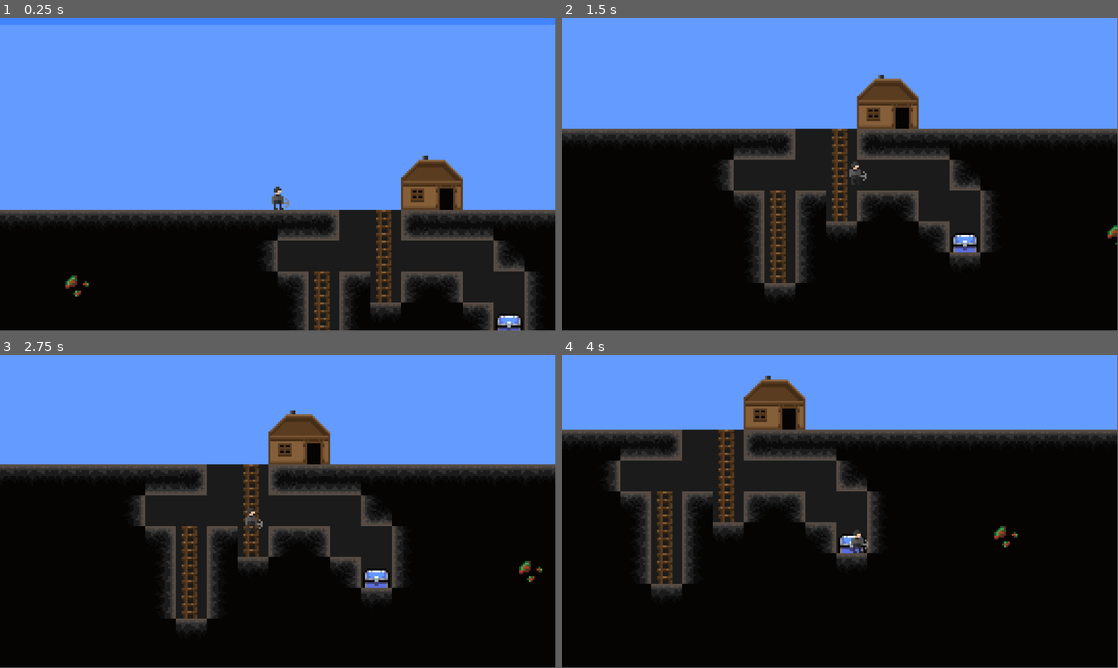
Above: before the commit, frames 1-4 (two rows, left to right).
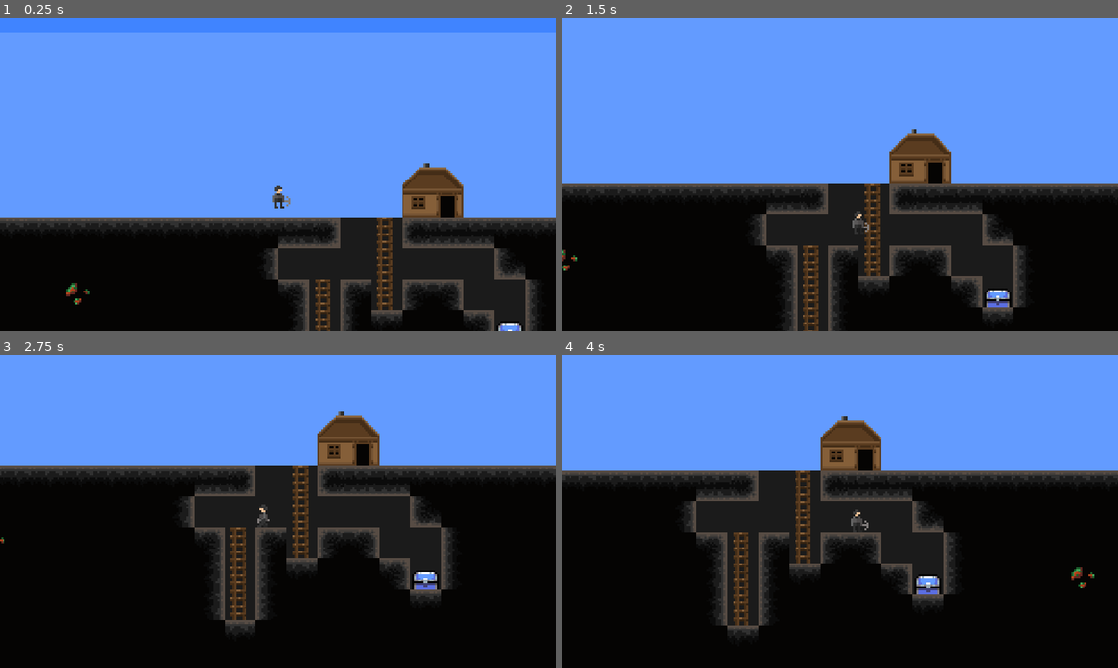
Above: after the commit, the same moments.

Repository: jonasz-lazar-pwr/hollow-depths-game
Game: Godot game, scene res://scenes/game.tscn
Same seed, same stepped clock (60 frames per second), same inputs: the game is played once before the commit and once after it.
Inputs:
- Up to frame 1 (0.25 s): no input
- Up to frame 2 (1.5 s): tap Enter (ui_accept) at 0.5, 0.6 s; hold Right (ui_right) from 0.53 s (still down); tap Space (jump, bound only after the commit) at 0.77, 0.8, 1.07, 1.35 s
- Up to frame 3 (2.75 s): tap Space (jump, bound only after the commit) at 1.52, 1.82, 2.3 s; tap Enter (ui_accept) at 1.55, 2.1 s; release Right (ui_right) at 2.03 s; hold Left (ui_left) from 2.03 s (still down)
- Up to frame 4 (4 s): release Left (ui_left) at 2.78 s; hold Right (ui_right) from 2.78 s (still down); tap Enter (ui_accept) at 2.85 s; tap Space (jump, bound only after the commit) at 3.02, 3.32, 3.6, 3.77 s
In our replay, the window is 799x449 before the commit and 800x450 after it. These sizes can differ from the game's own. Grey fills any space a smaller window leaves; there, only what the larger window draws over its background counts as a difference.

The runs differ from the first frame. In frame 1, 11% of the frame differs, in the area x 0-100%, y 0-100%; in frame 2, 27%; in frame 3, 11%; in frame 4, 24%.

Commit message:
add more animations

Diff:
--- a/project.godot
+++ b/project.godot
@@ -15,6 +15,51 @@
 config/features=PackedStringArray("4.4", "Forward Plus")
 config/icon="res://icon.svg"
 
+[display]
+
+window/stretch/mode="canvas_items"
+
+[input]
+
+left={
+"deadzone": 0.2,
+"events": [Object(InputEventKey,"resource_local_to_scene":false,"resource_name":"","device":-1,"window_id":0,"alt_pressed":false,"shift_pressed":false,"ctrl_pressed":false,"meta_pressed":false,"pressed":false,"keycode":0,"physical_keycode":65,"key_label":0,"unicode":97,"location":0,"echo":false,"script":null)
+, Object(InputEventKey,"resource_local_to_scene":false,"resource_name":"","device":-1,"window_id":0,"alt_pressed":false,"shift_pressed":false,"ctrl_pressed":false,"meta_pressed":false,"pressed":false,"keycode":0,"physical_keycode":4194319,"key_label":0,"unicode":0,"location":0,"echo":false,"script":null)
+, Object(InputEventJoypadButton,"resource_local_to_scene":false,"resource_name":"","device":-1,"button_index":13,"pressure":0.0,"pressed":true,"script":null)
+, Object(InputEventJoypadMotion,"resource_local_to_scene":false,"resource_name":"","device":-1,"axis":0,"axis_value":-1.0,"script":null)
+]
+}
+right={
+"deadzone": 0.2,
+"events": [Object(InputEventKey,"resource_local_to_scene":false,"resource_name":"","device":-1,"window_id":0,"alt_pressed":false,"shift_pressed":false,"ctrl_pressed":false,"meta_pressed":false,"pressed":false,"keycode":0,"physical_keycode":68,"key_label":0,"unicode":100,"location":0,"echo":false,"script":null)
+, Object(InputEventKey,"resource_local_to_scene":false,"resource_name":"","device":-1,"window_id":0,"alt_pressed":false,"shift_pressed":false,"ctrl_pressed":false,"meta_pressed":false,"pressed":false,"keycode":0,"physical_keycode":4194321,"key_label":0,"unicode":0,"location":0,"echo":false,"script":null)
+, Object(InputEventJoypadButton,"resource_local_to_scene":false,"resource_name":"","device":-1,"button_index":14,"pressure":0.0,"pressed":true,"script":null)
+, Object(InputEventJoypadMotion,"resource_local_to_scene":false,"resource_name":"","device":-1,"axis":0,"axis_value":1.0,"script":null)
+]
+}
+up={
+"deadzone": 0.2,
+"events": [Object(InputEventKey,"resource_local_to_scene":false,"resource_name":"","device":-1,"window_id":0,"alt_pressed":false,"shift_pressed":false,"ctrl_pressed":false,"meta_pressed":false,"pressed":false,"keycode":0,"physical_keycode":87,"key_label":0,"unicode":119,"location":0,"echo":false,"script":null)
+, Object(InputEventKey,"resource_local_to_scene":false,"resource_name":"","device":-1,"window_id":0,"alt_pressed":false,"shift_pressed":false,"ctrl_pressed":false,"meta_pressed":false,"pressed":false,"keycode":0,"physical_keycode":4194320,"key_label":0,"unicode":0,"location":0,"echo":false,"script":null)
+, Object(InputEventJoypadButton,"resource_local_to_scene":false,"resource_name":"","device":-1,"button_index":11,"pressure":0.0,"pressed":true,"script":null)
+, Object(InputEventJoypadMotion,"resource_local_to_scene":false,"resource_name":"","device":-1,"axis":1,"axis_value":-1.0,"script":null)
+]
+}
+down={
+"deadzone": 0.2,
+"events": [Object(InputEventKey,"resource_local_to_scene":false,"resource_name":"","device":-1,"window_id":0,"alt_pressed":false,"shift_pressed":false,"ctrl_pressed":false,"meta_pressed":false,"pressed":false,"keycode":0,"physical_keycode":83,"key_label":0,"unicode":115,"location":0,"echo":false,"script":null)
+, Object(InputEventKey,"resource_local_to_scene":false,"resource_name":"","device":-1,"window_id":0,"alt_pressed":false,"shift_pressed":false,"ctrl_pressed":false,"meta_pressed":false,"pressed":false,"keycode":0,"physical_keycode":4194322,"key_label":0,"unicode":0,"location":0,"echo":false,"script":null)
+, Object(InputEventJoypadButton,"resource_local_to_scene":false,"resource_name":"","device":-1,"button_index":12,"pressure":0.0,"pressed":true,"script":null)
+, Object(InputEventJoypadMotion,"resource_local_to_scene":false,"resource_name":"","device":-1,"axis":1,"axis_value":1.0,"script":null)
+]
+}
+jump={
+"deadzone": 0.2,
+"events": [Object(InputEventKey,"resource_local_to_scene":false,"resource_name":"","device":-1,"window_id":0,"alt_pressed":false,"shift_pressed":false,"ctrl_pressed":false,"meta_pressed":false,"pressed":false,"keycode":0,"physical_keycode":32,"key_label":0,"unicode":32,"location":0,"echo":false,"script":null)
+, Object(InputEventJoypadButton,"resource_local_to_scene":false,"resource_name":"","device":-1,"button_index":0,"pressure":0.0,"pressed":true,"script":null)
+]
+}
+
 [rendering]
 
 textures/canvas_textures/default_texture_filter=0
--- a/scenes/game.tscn
+++ b/scenes/game.tscn
@@ -1,10 +1,11 @@
-[gd_scene load_steps=13 format=3 uid="uid://b1kkjep7v1n52"]
+[gd_scene load_steps=14 format=3 uid="uid://b1kkjep7v1n52"]
 
 [ext_resource type="PackedScene" uid="uid://4yp0qu72jr2b" path="res://scenes/player.tscn" id="1_uwrxv"]
 [ext_resource type="Texture2D" uid="uid://bcm1qkp4dydjd" path="res://assets/sprites/Miner16Bit_AllFiles_v1/Miner16Bit_WorldTiles_02.png" id="1_yqjtg"]
 [ext_resource type="Texture2D" uid="uid://c637msvthmlc2" path="res://assets/sprites/other/sheet.png" id="2_lnu2h"]
 [ext_resource type="Texture2D" uid="uid://4upmho5qau0g" path="res://assets/sprites/other/Tileset_Cave.png" id="3_iywne"]
 [ext_resource type="Texture2D" uid="uid://7a3no0tyqneu" path="res://assets/sprites/other/tilesetcave.png" id="4_p57ef"]
+[ext_resource type="AudioStream" uid="uid://bs1k4f7ulp015" path="res://assets/music/steam_gardens_16b.wav" id="6_p57ef"]
 
 [sub_resource type="TileSetAtlasSource" id="TileSetAtlasSource_lnu2h"]
 texture = ExtResource("1_yqjtg")
@@ -323,3 +324,8 @@
 position = Vector2(0, -4)
 rotation = -1.5708
 shape = SubResource("WorldBoundaryShape2D_lnu2h")
+
+[node name="Music" type="AudioStreamPlayer" parent="."]
+stream = ExtResource("6_p57ef")
+volume_db = -20.0
+autoplay = true
--- a/scenes/player.tscn
+++ b/scenes/player.tscn
@@ -10,6 +10,30 @@
 [sub_resource type="AtlasTexture" id="AtlasTexture_dqkch"]
 atlas = ExtResource("2_g2els")
 region = Rect2(176, 0, 16, 16)
+
+[sub_resource type="AtlasTexture" id="AtlasTexture_g2els"]
+atlas = ExtResource("2_g2els")
+region = Rect2(0, 0, 16, 16)
+
+[sub_resource type="AtlasTexture" id="AtlasTexture_qlg0r"]
+atlas = ExtResource("2_g2els")
+region = Rect2(16, 0, 16, 16)
+
+[sub_resource type="AtlasTexture" id="AtlasTexture_tuyoq"]
+atlas = ExtResource("2_g2els")
+region = Rect2(32, 0, 16, 16)
+
+[sub_resource type="AtlasTexture" id="AtlasTexture_fjrip"]
+atlas = ExtResource("2_g2els")
+region = Rect2(48, 0, 16, 16)
+
+[sub_resource type="AtlasTexture" id="AtlasTexture_smehm"]
+atlas = ExtResource("2_g2els")
+region = Rect2(64, 0, 16, 16)
+
+[sub_resource type="AtlasTexture" id="AtlasTexture_ur7pv"]
+atlas = ExtResource("2_g2els")
+region = Rect2(80, 0, 16, 16)
 
 [sub_resource type="SpriteFrames" id="SpriteFrames_ur7pv"]
 animations = [{
@@ -23,10 +47,34 @@
 "loop": true,
 "name": &"idle",
 "speed": 0.7
+}, {
+"frames": [{
+"duration": 1.0,
+"texture": SubResource("AtlasTexture_g2els")
+}, {
+"duration": 1.0,
+"texture": SubResource("AtlasTexture_qlg0r")
+}, {
+"duration": 1.0,
+"texture": SubResource("AtlasTexture_tuyoq")
+}, {
+"duration": 1.0,
+"texture": SubResource("AtlasTexture_fjrip")
+}, {
+"duration": 1.0,
+"texture": SubResource("AtlasTexture_smehm")
+}, {
+"duration": 1.0,
+"texture": SubResource("AtlasTexture_ur7pv")
+}],
+"loop": true,
+"name": &"walk",
+"speed": 7.0
 }]
 
-[sub_resource type="CircleShape2D" id="CircleShape2D_fjrip"]
-radius = 4.0
+[sub_resource type="CapsuleShape2D" id="CapsuleShape2D_g2els"]
+radius = 3.0
+height = 12.0
 
 [node name="Player" type="CharacterBody2D"]
 script = ExtResource("1_g2els")
@@ -34,10 +82,10 @@
 [node name="AnimatedSprite2D" type="AnimatedSprite2D" parent="."]
 position = Vector2(0, -8)
 sprite_frames = SubResource("SpriteFrames_ur7pv")
-animation = &"idle"
+animation = &"walk"
 autoplay = "idle"
-frame_progress = 0.672636
+frame_progress = 0.261436
 
 [node name="CollisionShape2D" type="CollisionShape2D" parent="."]
-position = Vector2(1, -4)
-shape = SubResource("CircleShape2D_fjrip")
+position = Vector2(0, -6)
+shape = SubResource("CapsuleShape2D_g2els")
--- a/scripts/player.gd
+++ b/scripts/player.gd
@@ -1,25 +1,31 @@
 extends CharacterBody2D
 
 
-const SPEED = 80.0
-const JUMP_VELOCITY = -200.0
+const SPEED = 50.0
+const JUMP_VELOCITY = -135.0
 
 
 func _physics_process(delta: float) -> void:
 	# Add the gravity.
 	if not is_on_floor():
-		velocity += get_gravity() * delta
+		velocity += get_gravity() * delta / 2
 
 	# Handle jump.
-	if Input.is_action_just_pressed("ui_accept") and is_on_floor():
+	if Input.is_action_just_pressed("jump") and is_on_floor():
 		velocity.y = JUMP_VELOCITY
 
 	# Get the input direction and handle the movement/deceleration.
 	# As good practice, you should replace UI actions with custom gameplay actions.
-	var direction := Input.get_axis("ui_left", "ui_right")
+	var direction := Input.get_axis("left", "right")
 	if direction:
+		if Input.is_action_pressed("left"):
+			$AnimatedSprite2D.flip_h = true
+		else:
+			$AnimatedSprite2D.flip_h = false
+		$AnimatedSprite2D.animation = "walk"
 		velocity.x = direction * SPEED
 	else:
-		velocity.x = move_toward(velocity.x, 0, SPEED)
+		$AnimatedSprite2D.animation = "idle"
+		velocity.x = move_toward(velocity.x, 0, SPEED * 2)
 
 	move_and_slide()
Not shown, removed: assets/music/steam_gardens_16b.mp3.import
Not shown, added: assets/music/steam_gardens_16b.wav.import
Not shown: 1 places in scenes/player.tscn that only renumber resources
Not shown, changed: assets/music/steam_gardens_16b.mp3
Not shown, added: assets/music/steam_gardens_16b.wav
